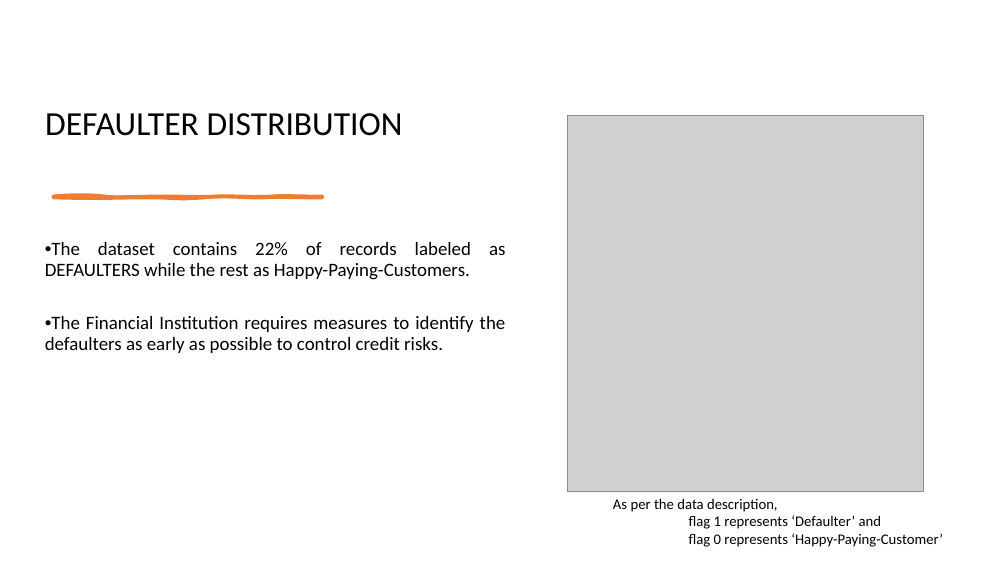
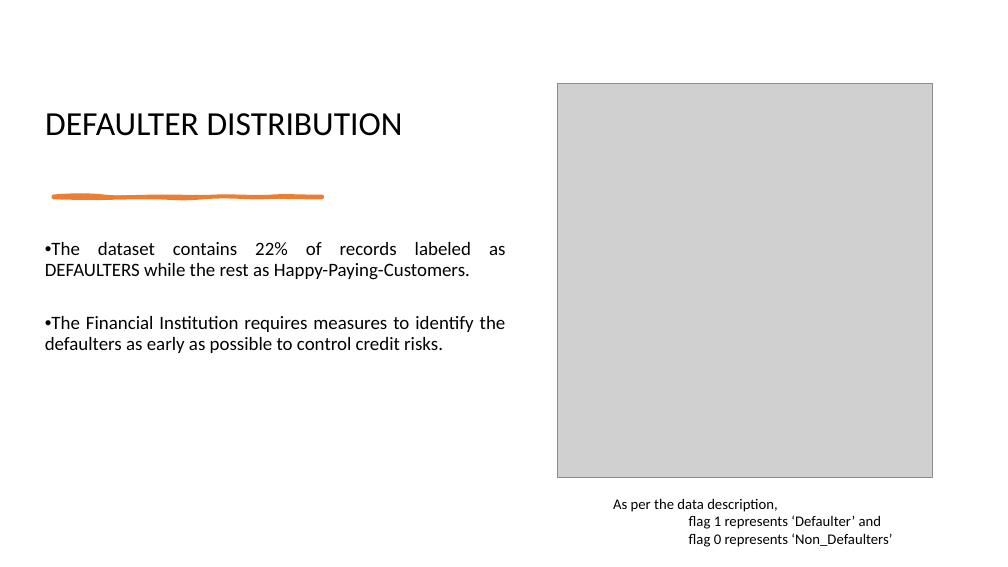
Before and after one commit to ambily-treesa/DAB103-CreditCardDefault, a slide deck: slide 10 of DAB103_Credit_Card_Payment_Default.pptx. Drawn at 1008x567 pixels with LibreOffice and Linux fonts; fonts in the diff are those of the drawing; grey boxes stand for pictures. Boxes give left, top, right and bottom in pixels: in the first picture for what was removed or moved away, otherwise in the second. Text is boxed around its words. In the diff, an @@ line names an element or a change of style, - is before the commit and + after.

Commit message:
Final Presentation

```diff
--- a/DAB103_Credit_Card_Payment_Default.pptx
+++ b/DAB103_Credit_Card_Payment_Default.pptx
@@ picture: place and size @@
-picture at [568, 116, 924, 492]
+picture at [557, 83, 932, 478]
@@ text at [689, 533, 892, 547]: text changed @@
-flag 0 represents ‘Happy-Paying-Customer’
+flag 0 represents ‘Non_Defaulters’
```
Also in this commit, not shown: 12 other slides changed, 9 slides added, 2 slides removed.
